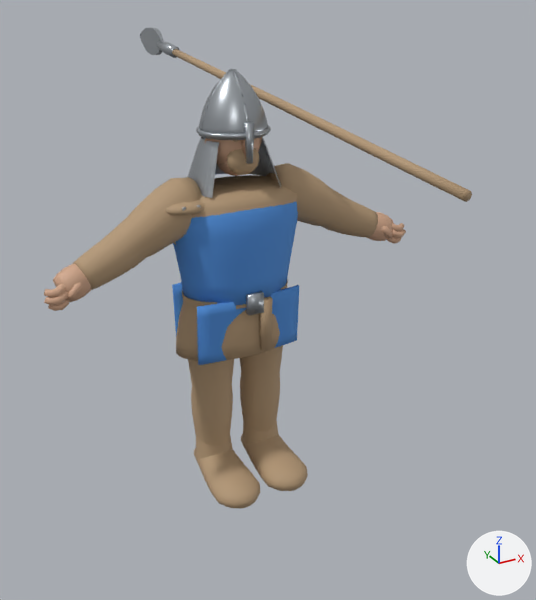
An edit to the FBX model Open Empires/Assets/Models/Units/Spearman/SM_Spearman.fbx, drawn before and after from the same camera.
Before and after are seen from a 50 mm camera at (-0.78, -1.591, 1.3) aimed at (0.164, 0.126, 0.441). Every picture has the same lights, and +X, +Y and +Z are marked at lower right. The first picture is the older version.

Names of what the first picture shows: 'OE_Spear_SM_Spearman_LOD0_Body', 'OE_Spear_SM_Spearman_LOD0_Metal', 'OE_Spear_SM_Spearman_LOD0_Skin', 'OE_Spear_SM_Spearman_LOD0_Team', 'OE_Spear_Spear_LOD0_Head', 'OE_Spear_Spear_LOD0_Shaft', 'OE_Spear_Spear_LOD0_Socket'.
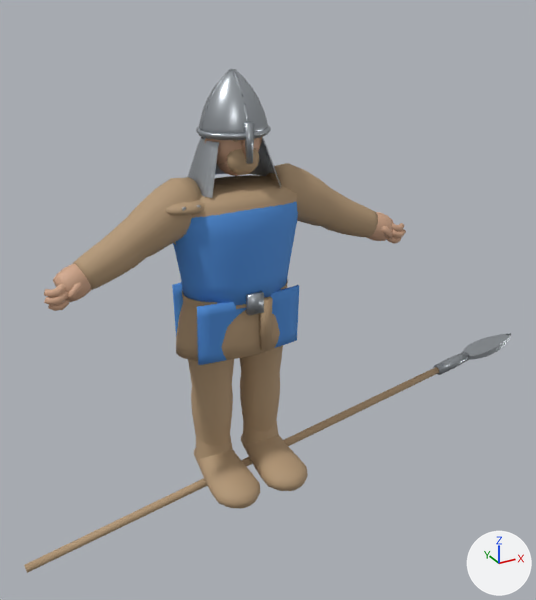
Pixel boxes (x1, y1, x2, y2) of what changed, in the pictures (536 x 600 px):
'OE_Spear_Spear_LOD0_Shaft', moved, turned: before (172, 49, 472, 202); after (24, 367, 439, 573)
'OE_Spear_Spear_LOD0_Head', moved, turned: before (140, 28, 163, 55); after (462, 333, 511, 360)
'OE_Spear_Spear_LOD0_Socket', moved, turned: before (157, 41, 180, 58); after (434, 352, 470, 375)

Patch to the scene script:
```diff
--- a/Open Empires/Assets/Models/Units/Spearman/SM_Spearman.fbx.py
+++ b/Open Empires/Assets/Models/Units/Spearman/SM_Spearman.fbx.py
@@ ob_oe_spear_spear_lod0_socket @@
 ob_oe_spear_spear_lod0_socket = bpy.data.objects.new('OE_Spear_Spear_LOD0_Socket', me_oe_spear_spear_lod0_socket_mesh)
-ob_oe_spear_spear_lod0_socket.location = (0.876, 0.218, 0.917)
-ob_oe_spear_spear_lod0_socket.rotation_euler = (-1.468, -0.0377, 1.333)  # degrees (-84, -2.2, 76)
+ob_oe_spear_spear_lod0_socket.location = (0.376, -0.065, -0.671)
+ob_oe_spear_spear_lod0_socket.rotation_euler = (-0.11, 0.0536, -0.0158)  # degrees (-6.3, 3.1, -0.9)
@@ ob_oe_spear_spear_lod0_shaft @@
 ob_oe_spear_spear_lod0_shaft = bpy.data.objects.new('OE_Spear_Spear_LOD0_Shaft', me_oe_spear_spear_lod0_shaft_mesh)
-ob_oe_spear_spear_lod0_shaft.location = (0.876, 0.218, 0.917)
-ob_oe_spear_spear_lod0_shaft.rotation_euler = (-1.468, -0.0377, 1.333)  # degrees (-84, -2.2, 76)
+ob_oe_spear_spear_lod0_shaft.location = (0.376, -0.065, -0.671)
+ob_oe_spear_spear_lod0_shaft.rotation_euler = (-0.11, 0.0536, -0.0158)  # degrees (-6.3, 3.1, -0.9)
@@ ob_oe_spear_spear_lod0_head @@
 ob_oe_spear_spear_lod0_head = bpy.data.objects.new('OE_Spear_Spear_LOD0_Head', me_oe_spear_spear_lod0_head_mesh)
-ob_oe_spear_spear_lod0_head.location = (0.876, 0.218, 0.917)
-ob_oe_spear_spear_lod0_head.rotation_euler = (-1.468, -0.0377, 1.333)  # degrees (-84, -2.2, 76)
+ob_oe_spear_spear_lod0_head.location = (0.376, -0.065, -0.671)
+ob_oe_spear_spear_lod0_head.rotation_euler = (-0.11, 0.0536, -0.0158)  # degrees (-6.3, 3.1, -0.9)
```
